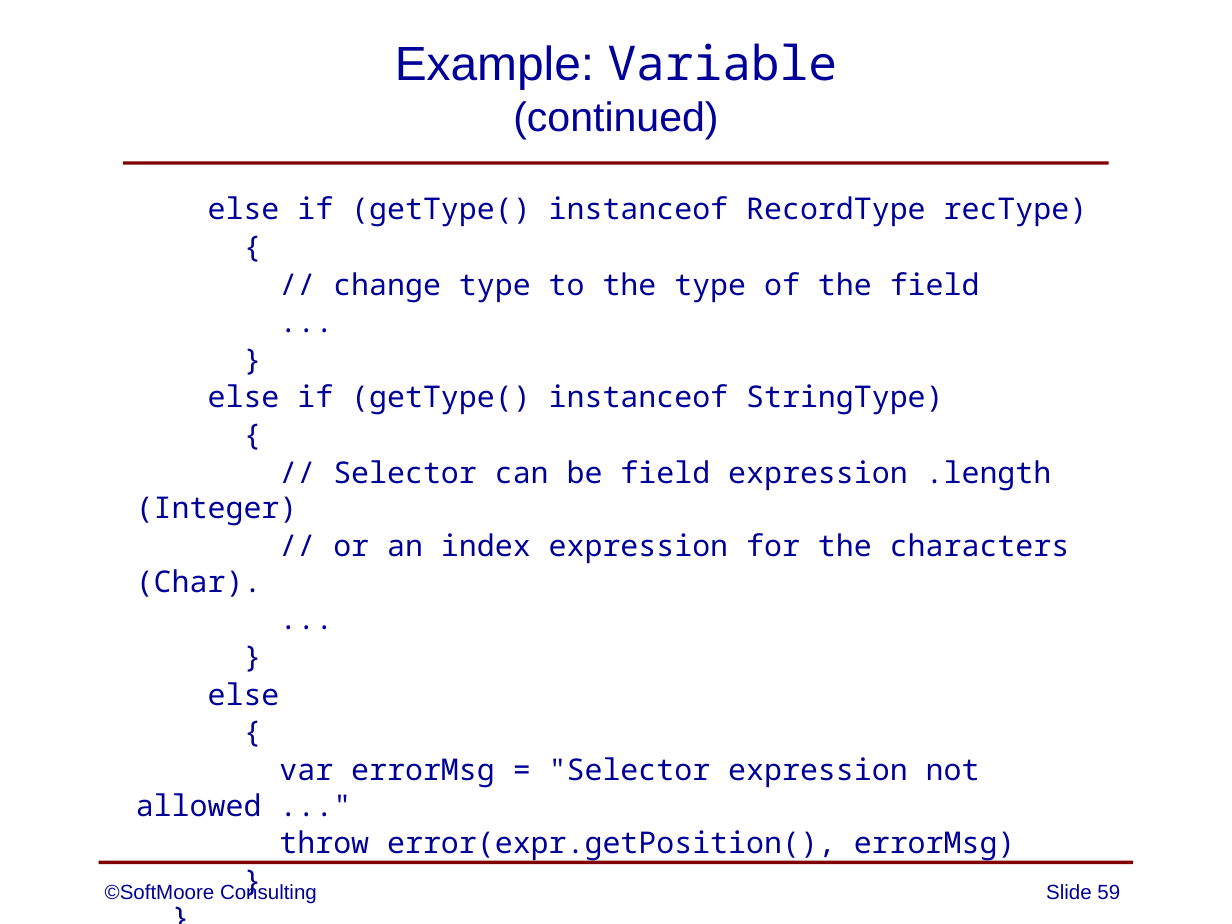
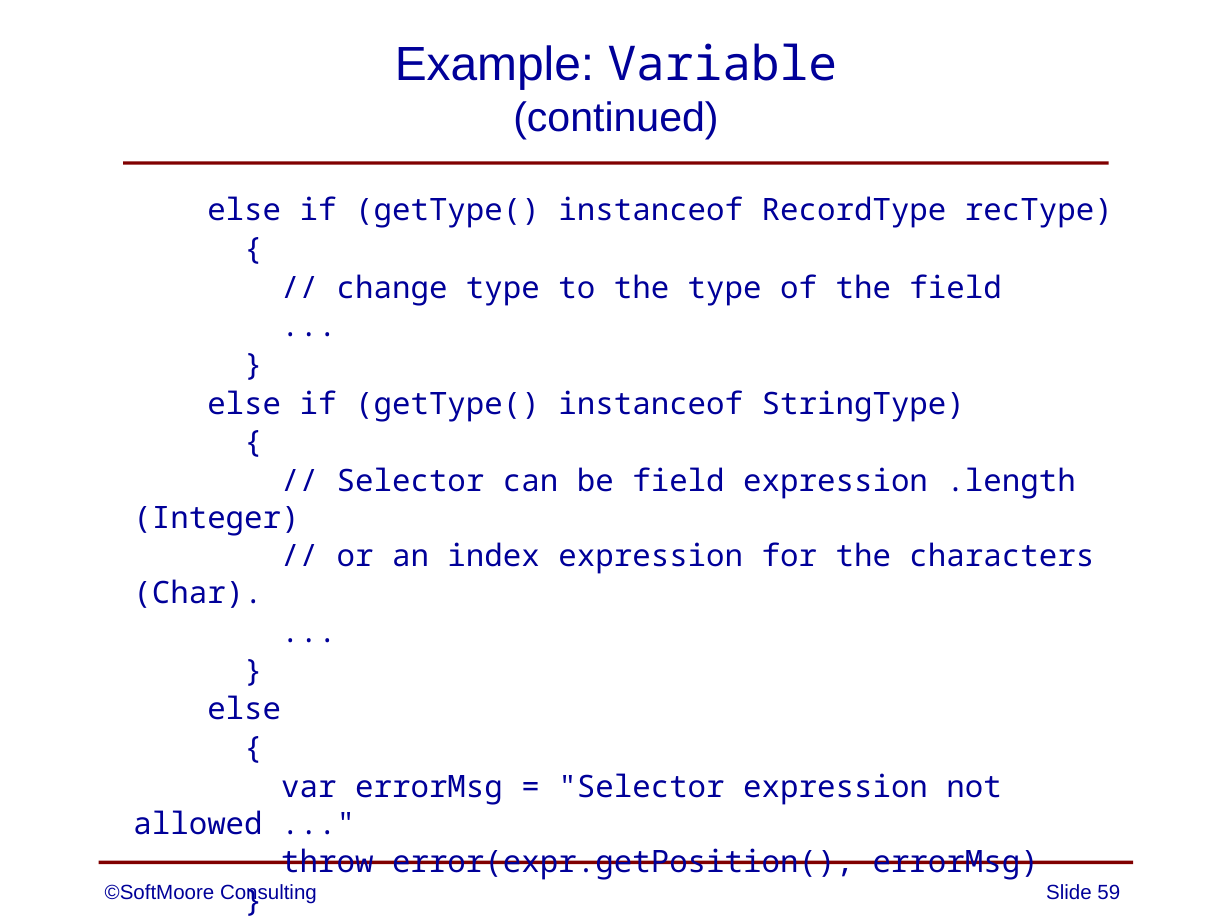
Before and after one commit to SoftMoore/CPRL-Java-3rd, a slide deck: slide 59 of PowerPoints/08 - Abstract Syntax Trees.pptx. Drawn at 1232x924 pixels with LibreOffice and Linux fonts; fonts in the diff are those of the drawing. Boxes give left, top, right and bottom in pixels: in the first picture for what was removed or moved away, otherwise in the second. Text is boxed around its words. In the diff, an @@ line names an element or a change of style, - is before the commit and + after.

```diff
--- a/PowerPoints/08 - Abstract Syntax Trees.pptx
+++ b/PowerPoints/08 - Abstract Syntax Trees.pptx
@@ text "else if (getType() instanceof RecordType ..." at box(133, 196, 1113, 880): size 17.5 to 18 pt; indent changed @@
```
Also in this commit, not shown: 13 other slides changed.
